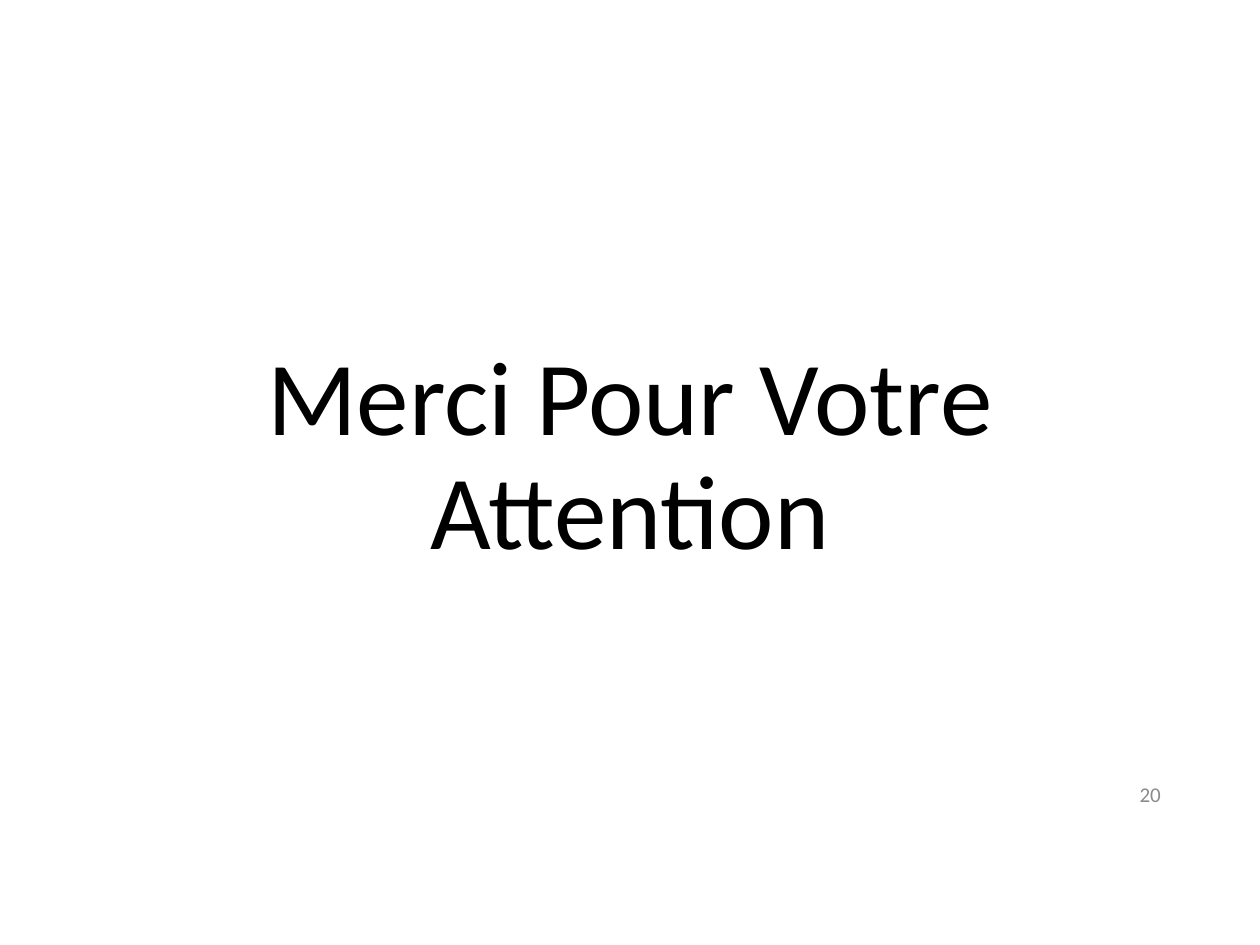
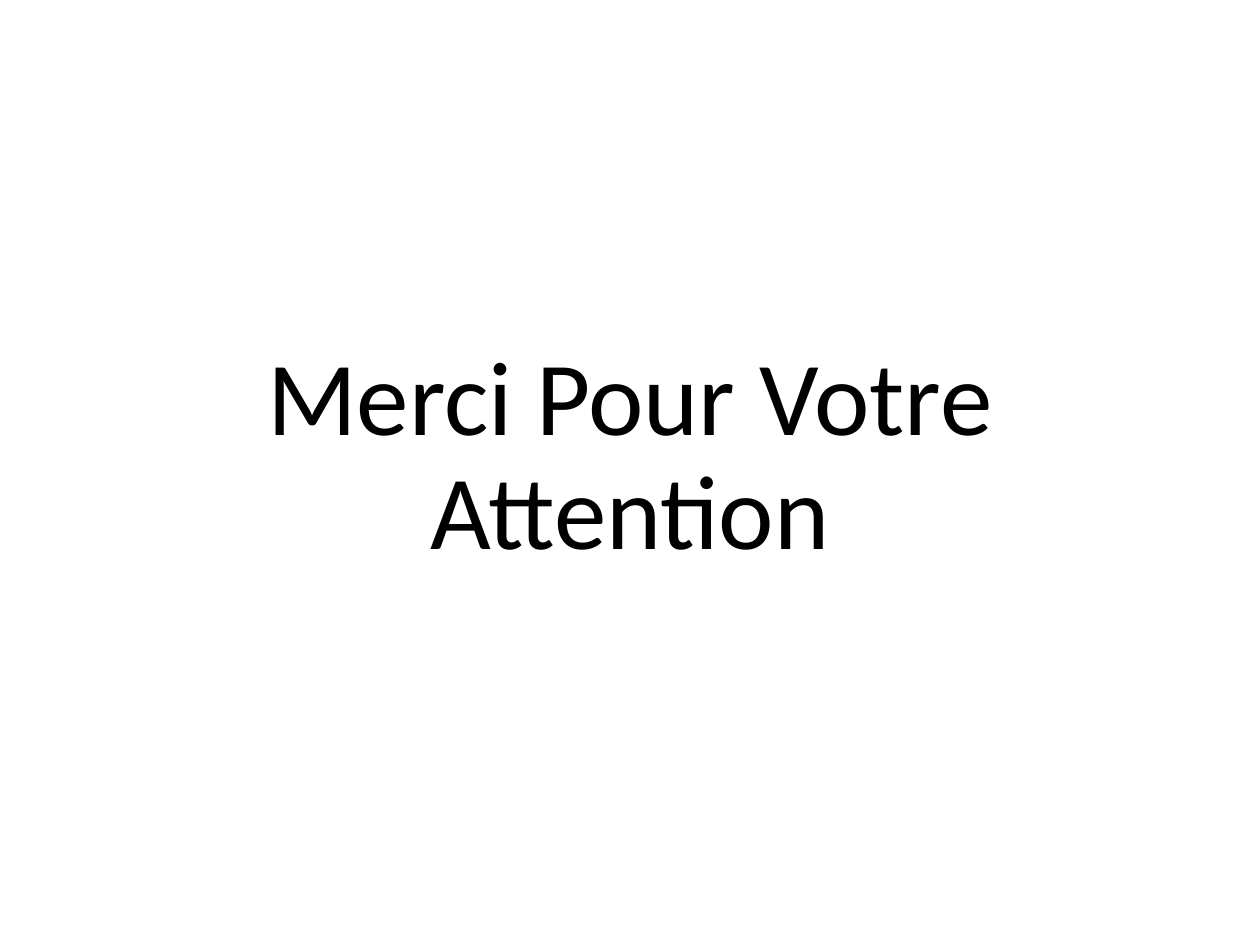
Before and after one commit to alkra/benchOKR, a slide deck: slide 20 of doc/ComitePilotage/Presentation.pptx. Drawn at 1260x945 pixels with LibreOffice and Linux fonts; fonts in the diff are those of the drawing. Boxes give left, top, right and bottom in pixels: in the first picture for what was removed or moved away, otherwise in the second. Text is boxed around its words. In the diff, an @@ line names an element or a change of style, - is before the commit and + after.

```diff
--- a/doc/ComitePilotage/Presentation.pptx
+++ b/doc/ComitePilotage/Presentation.pptx
@@ page number removed at [1140,788,1161,802] @@
-20
```
Also in this commit, not shown: 17 other slides changed, 2 slides added, 2 slides removed, 2 other files.
